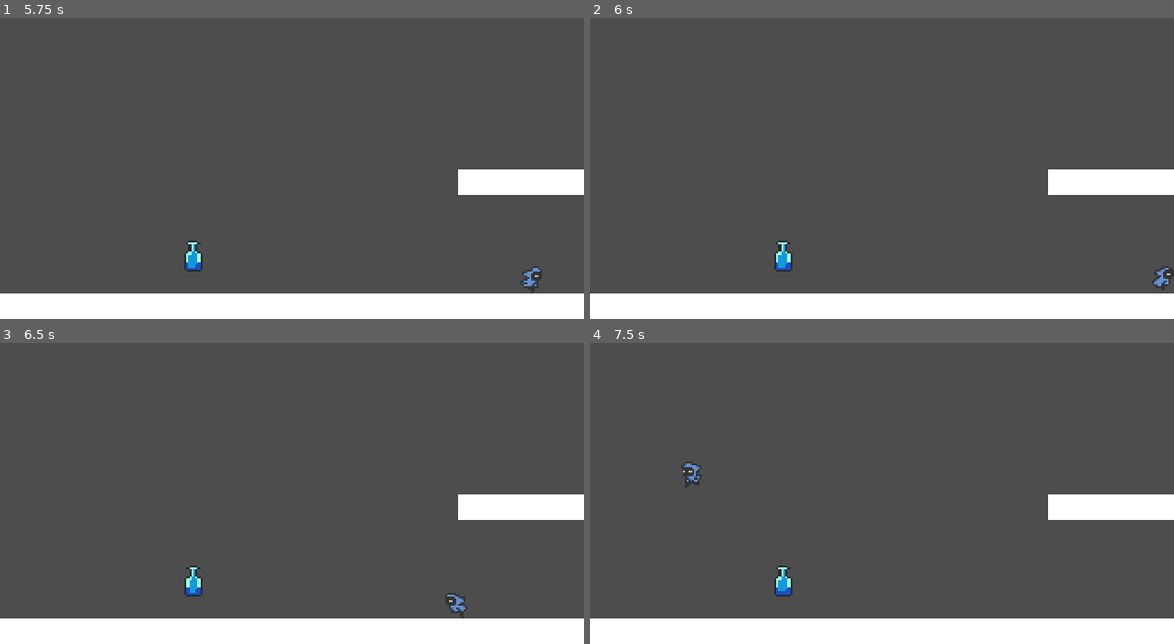
Above: before the commit, frames 1-4 (two rows, left to right).
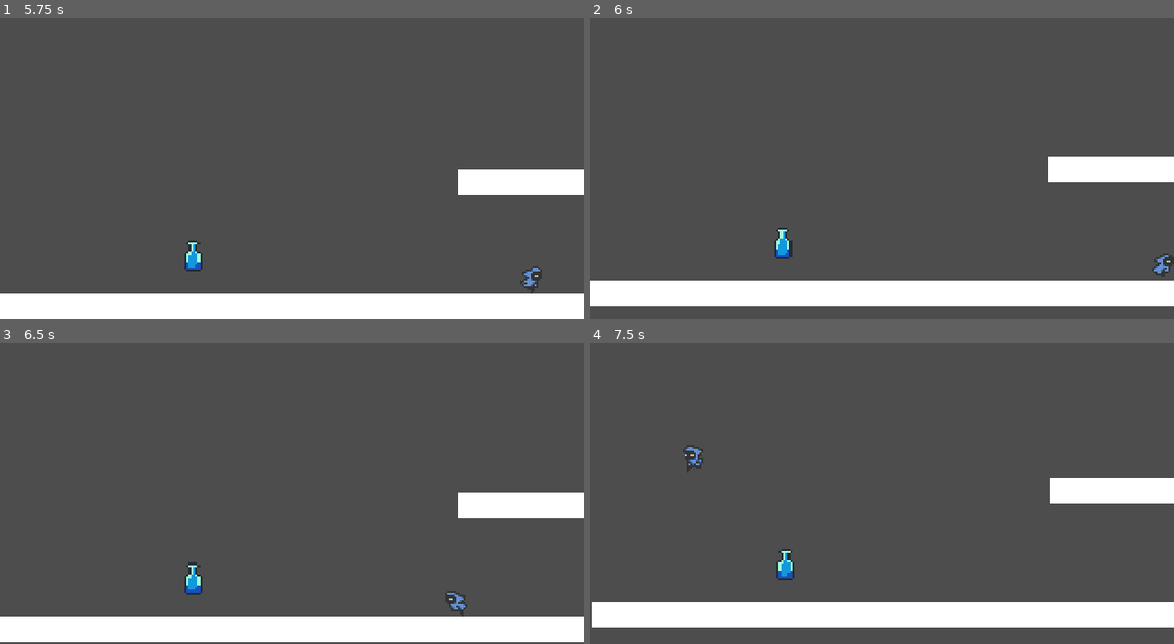
Above: after the commit, the same moments.

Repository: mightokondria/gimersia-guided-godot
Game: Godot game, scene res://_Scenes/TheStage.tscn
Same seed, same stepped clock (60 frames per second), same inputs: the game is played once before the commit and once after it.
Inputs:
- Up to frame 1 (5.75 s): tap Enter (ui_accept) at 0.5, 0.77, 1.52, 3.02, 3.77, 4.52 s; hold Right (ui_right) 0.53-2.03 s; tap Shift (dash) every 0.75 s from 0.6 to 5.1 s; hold Left (ui_left) 2.03-2.78 s; hold Right (ui_right) 2.78-4.28 s; hold Left (ui_left) 4.28-5.03 s; hold Right (ui_right) from 5.03 s (still down)
- Up to frame 2 (6 s): release Right (ui_right) at 5.78 s; hold Left (ui_left) from 5.78 s (still down); tap Shift (dash) at 5.85 s
- Up to frame 3 (6.5 s): keep holding Left (ui_left); tap Enter (ui_accept) at 6.02 s
- Up to frame 4 (7.5 s): tap Shift (dash) at 6.6, 7.35 s; tap Enter (ui_accept) at 6.77 s; release Left (ui_left) at 7.28 s; hold Right (ui_right) from 7.28 s (still down)

Frame 1 is identical in both runs. In frame 2, 11% of the frame differs, in the area x 0-100%, y 46-100%; in frame 3, 1.8%; in frame 4, 14%, in the area x 0-100%, y 33-100%.

Commit message:
Add camera shake effect on player dash
Implemented a screen shake feature in SmartCamera.gd using FastNoiseLite for natural camera movement. The player.gd script now triggers camera shake when dashing, and TheStage.tscn links the player to the camera node for this effect.

Diff:
--- a/guided/_Scenes/TheStage.tscn
+++ b/guided/_Scenes/TheStage.tscn
@@ -35,8 +35,9 @@
 position = Vector2(160, 100)
 shape = SubResource("RectangleShape2D_vwk1b")
 
-[node name="Player" parent="." instance=ExtResource("1_kchhv")]
+[node name="Player" parent="." node_paths=PackedStringArray("camera") instance=ExtResource("1_kchhv")]
 position = Vector2(-136, -33)
+camera = NodePath("../SmartCamera")
 
 [node name="StaticBody2D" type="StaticBody2D" parent="."]
 position = Vector2(-160, -88)
--- a/guided/_Scripts/SmartCamera.gd
+++ b/guided/_Scripts/SmartCamera.gd
@@ -3,36 +3,76 @@
 @export var player: Node2D
 @export var follow_speed: float = 5.0
 
+# --- [BAGIAN 1] VARIABEL SCREEN SHAKE ---
+# FastNoiseLite adalah alat bawaan Godot untuk membuat angka acak yang 'mulus'.
+# Kita pakai ini agar getaran kamera terasa natural, tidak patah-patah.
+@export var shake_noise: FastNoiseLite
+
+# Kekuatan getaran saat ini. Akan berkurang seiring waktu.
+var shake_strength: float = 0.0
+
+# Seberapa cepat getaran hilang per detik.
+# Nilai 5.0 artinya getaran hilang dalam waktu sekitar 1/5 detik.
+var shake_decay: float = 5.0
+
+# Variabel "waktu" internal untuk noise. Kita majukan terus agar angka acaknya berubah.
+var noise_i: float = 0.0
+# ----------------------------------------
+
 var base_y_position: float
-var base_x_position: float # <--- TAMBAHAN BARU
+var base_x_position: float
 var trigger_y_local: float
 
 func _ready():
-	if player == null:
-		print("ERROR KAMERA: Node 'Player' belum di-assign!")
-
-	# Simpan posisi awal kamera di editor sebagai "posisi dasar"
+	if player == null: print("ERROR KAMERA: Player belum di-assign!")
 	base_y_position = global_position.y
-	base_x_position = global_position.x # <--- TAMBAHAN BARU
+	base_x_position = global_position.x
 
 	var viewport_rect = get_viewport_rect()
-	var viewport_height = viewport_rect.size.y
-	var half_height = viewport_height / 2.0
-	var trigger_zone_percentage = 0.20
-	trigger_y_local = -half_height + (viewport_height * trigger_zone_percentage)
+	trigger_y_local = -(viewport_rect.size.y / 2.0) + (viewport_rect.size.y * 0.20)
+
+	# [BAGIAN 2] Setup Noise Otomatis
+	# Jika kita lupa memasukkan Noise di Inspector, script ini akan membuatnya sendiri.
+	if shake_noise == null:
+		shake_noise = FastNoiseLite.new()
+		shake_noise.noise_type = FastNoiseLite.TYPE_SIMPLEX # Tipe noise yang bagus untuk getaran
+		shake_noise.frequency = 0.1 # Frekuensi rendah = getaran lebih 'berat'
 
 func _process(delta):
 	if player == null: return
 
-	var player_local_y = player.global_position.y - global_position.y
-	var target_y: float
+	# --- [BAGIAN 3] HITUNG POSISI IDEAL ---
+	# Ini adalah logika lama Anda untuk mengikuti player secara vertikal.
+	var target_y = base_y_position
+	if (player.global_position.y - global_position.y) < trigger_y_local:
+		target_y = player.global_position.y - trigger_y_local
 
-	if player_local_y < trigger_y_local:
-		target_y = player.global_position.y - trigger_y_local
-	else:
-		target_y = base_y_position
+	var ideal_pos_x = base_x_position
+	var ideal_pos_y = lerp(global_position.y, target_y, follow_speed * delta)
 
-	global_position.y = lerp(global_position.y, target_y, follow_speed * delta)
+	# --- [BAGIAN 4] HITUNG GANGGUAN GETARAN (OFFSET) ---
+	var offset_x = 0.0
+	var offset_y = 0.0
 
-	# Kunci posisi X ke posisi dasar yang baru
-	global_position.x = base_x_position # <--- UBAH BARIS INI
+	# Hanya hitung jika ada kekuatan getaran tersisa
+	if shake_strength > 0:
+		# A. Kurangi kekuatan getaran pelan-pelan (decay)
+		shake_strength = move_toward(shake_strength, 0, shake_decay * delta)
+
+		# B. Majukan "waktu" noise agar dapat angka acak baru
+		noise_i += delta * 30.0 # Angka 30.0 ini kecepatan getarnya
+
+		# C. Ambil angka acak dari noise (-1 s/d 1), lalu kalikan dengan kekuatan
+		offset_x = shake_noise.get_noise_2d(noise_i, 0.0) * shake_strength
+		offset_y = shake_noise.get_noise_2d(0.0, noise_i) * shake_strength
+
+	# --- [BAGIAN 5] TERAPKAN POSISI AKHIR ---
+	# Posisi Akhir = Posisi Ideal + Gangguan
+	global_position.x = ideal_pos_x + offset_x
+	global_position.y = ideal_pos_y + offset_y
+
+# --- [BAGIAN 6] FUNGSI PEMICU ---
+# Fungsi ini dipanggil dari luar (misal: oleh Player saat dash)
+func start_shake(intensity: float, decay: float = 5.0):
+	shake_strength = intensity # Set kekuatan awal (misal: 5.0)
+	shake_decay = decay        # Set kecepatan hilang (misal: 15.0 biar cepat hilang)
--- a/guided/_Scripts/player.gd
+++ b/guided/_Scripts/player.gd
@@ -19,6 +19,8 @@
 var current_stamina = MAX_STAMINA
 var is_wall_sliding = false
 
+
+
 # --- VARIABEL POWER-UP (KUNCI SKILL) ---
 var max_jumps = 1
 var can_dash = false
@@ -32,6 +34,9 @@
 @onready var coyote_timer = $CoyoteTimer
 @onready var dash_cooldown_timer = $DashCooldownTimer
 @onready var sprite = $Sprite2D
+
+# --- VARIABEL KAMERA ---
+@export var camera : Camera2D
 
 # Ambil nilai gravitasi dari Project Settings
 var gravity = ProjectSettings.get_setting("physics/2d/default_gravity")
@@ -55,6 +60,12 @@
 		is_dashing = true
 		dash_time_left = DASH_DURATION
 		dash_cooldown_timer.start()
+		# --- TAMBAHAN BARU: PANGGIL SHAKE ---
+		if camera and camera.has_method("start_shake"):
+			# intensity=5.0, decay=15.0 (getaran cepat & tajam)
+			camera.start_shake(5.0, 15.0)
+			# ------------------------------------
+
 		# Dash ke arah hadap sprite
 		var dash_dir = -1.0 if sprite.flip_h else 1.0
 		velocity.x = dash_dir * DASH_SPEED
